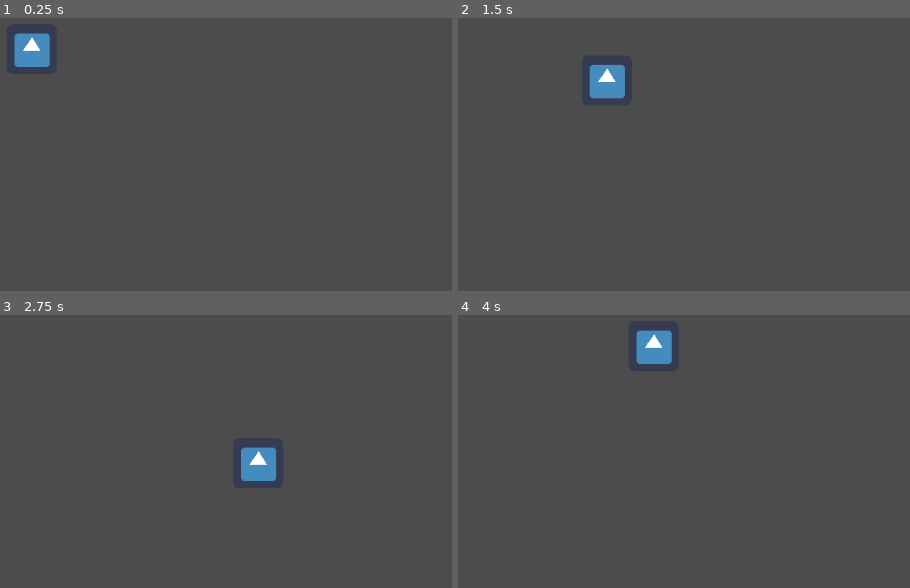
Above: before the commit, frames 1-4 (two rows, left to right).
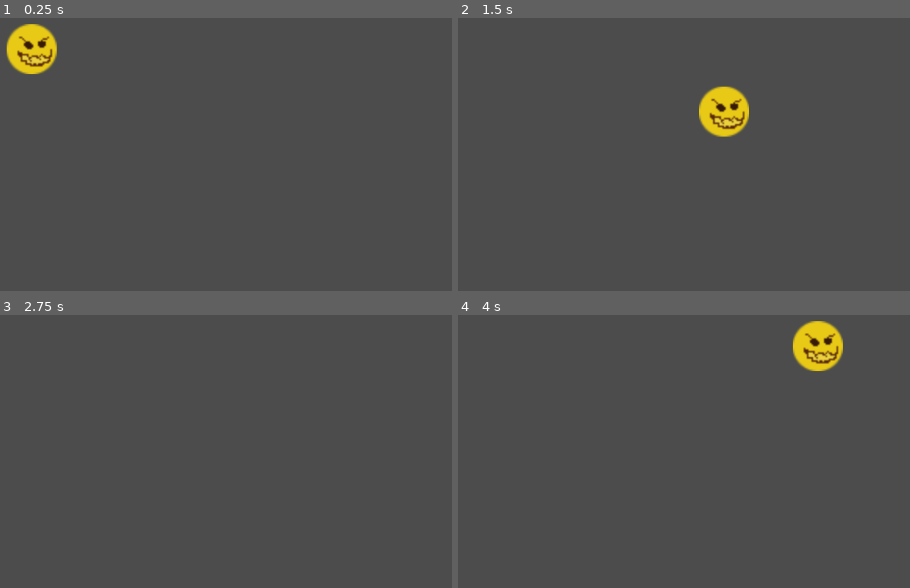
Above: after the commit, the same moments.

Repository: Hackerspace-IFUSP/gameoff
Game: Godot game, scene res://Maps/Map.tscn
Same seed, same stepped clock (60 frames per second), same inputs: the game is played once before the commit and once after it. The engine's default icon, where the game draws it, is replaced by a stand-in: a white triangle on a blue panel in a dark square.
Inputs:
- Up to frame 1 (0.25 s): no input
- Up to frame 2 (1.5 s): tap Enter at 0.5 s; hold D (move_right) 0.53-1.28 s; hold S (move_down) from 1.28 s (still down)
- Up to frame 3 (2.75 s): release S (move_down) at 2.03 s; hold D (move_right) from 2.03 s (still down)
- Up to frame 4 (4 s): release D (move_right) at 2.78 s; hold W (move_up) 2.78-3.53 s; hold A (move_left) from 3.53 s (still down)

The runs differ from the first frame. In frame 1, 1.8% of the frame differs, in the area x 1-13%, y 2-21%; in frame 2, 2.7%, in the area x 28-65%, y 17-44%; in frame 3, 1.0%; in frame 4, 2.7%.

Commit message:
sample bee sprite

Diff:
--- a/Scenes/Bee.tscn
+++ b/Scenes/Bee.tscn
@@ -1,6 +1,6 @@
 [gd_scene load_steps=4 format=2]
 
-[ext_resource path="res://icon.png" type="Texture" id=1]
+[ext_resource path="res://Sprites/Bee.png" type="Texture" id=1]
 [ext_resource path="res://Scripts/Player.gd" type="Script" id=2]
 
 [sub_resource type="RectangleShape2D" id=1]
@@ -9,7 +9,9 @@
 [node name="Bee" type="KinematicBody2D"]
 script = ExtResource( 2 )
 
-[node name="icon" type="Sprite" parent="."]
+[node name="Sprite" type="Sprite" parent="."]
+position = Vector2( -9.53674e-07, 9.53674e-07 )
+scale = Vector2( 2, 2 )
 texture = ExtResource( 1 )
 
 [node name="CollisionShape2D" type="CollisionShape2D" parent="."]
--- a/Scripts/Entity.gd
+++ b/Scripts/Entity.gd
@@ -1,7 +1,7 @@
 extends KinematicBody2D
 class_name Entity
 
-export var maxSpeed: float = 200.0
+export var maxSpeed: float = 400.0
 
 var velocity: Vector2 = Vector2(0, 0)
 
Binary file added: Sprites/Bee.png
Not shown, added: Sprites/Bee.png.import
Not shown, added: Sprites/Bee.xcf
